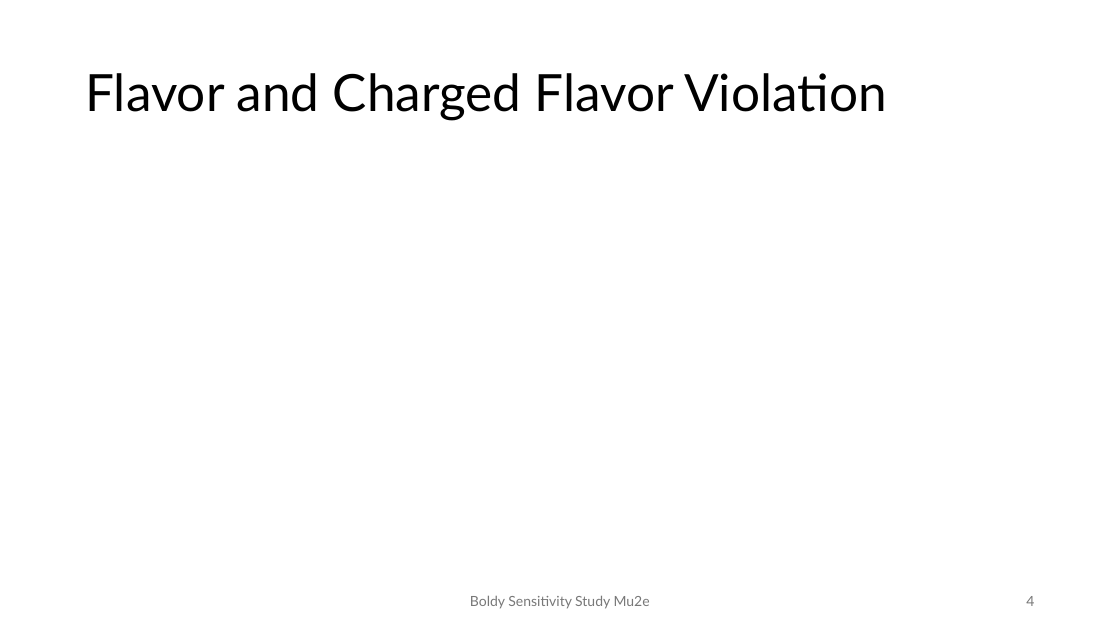
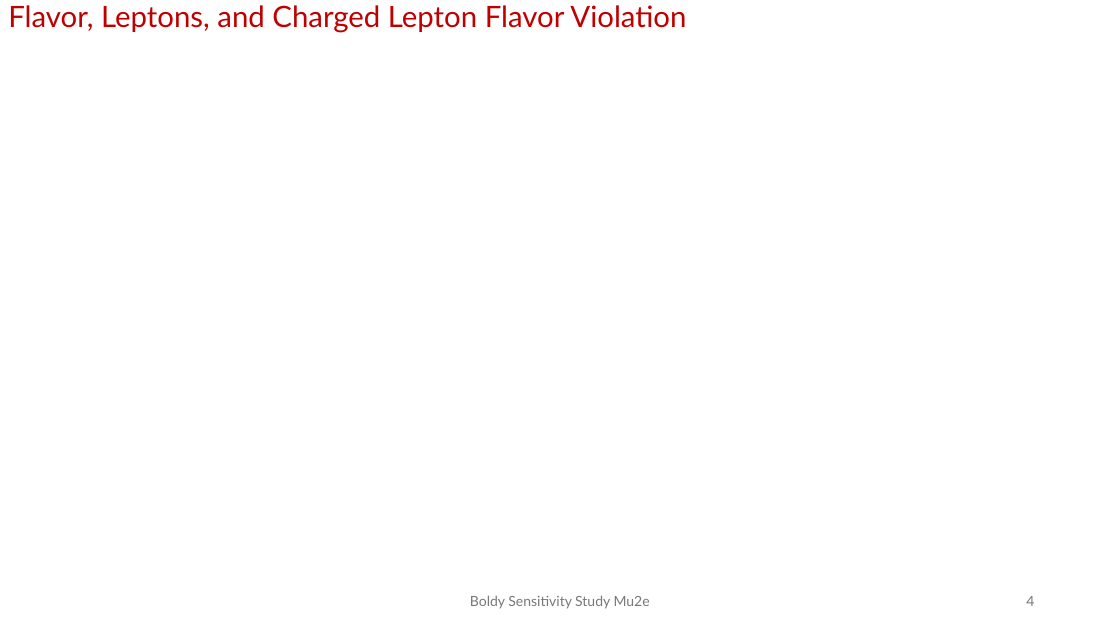
Before and after one commit to andrewboldy/DissertationAndProposalWriting, a slide deck: slide 4 of ProposalWriting/Presentation/BoldyProposalDefense [Autosaved].pptx. Drawn at 1120x630 pixels with LibreOffice and Linux fonts; fonts in the diff are those of the drawing. Boxes give left, top, right and bottom in pixels: in the first picture for what was removed or moved away, otherwise in the second. Text is boxed around its words. In the diff, an @@ line names an element or a change of style, - is before the commit and + after.

```diff
--- a/ProposalWriting/Presentation/BoldyProposalDefense [Autosaved].pptx
+++ b/ProposalWriting/Presentation/BoldyProposalDefense [Autosaved].pptx
@@ text at (8,5,686,33): text changed; size 44 to 25.2 pt; text colour #000000 to #C00000 @@
-Flavor and Charged Flavor Violation
+Flavor, Leptons, and Charged Lepton Flavor Violation
```
Also in this commit, not shown: 25 other slides changed, 1 slide added.
